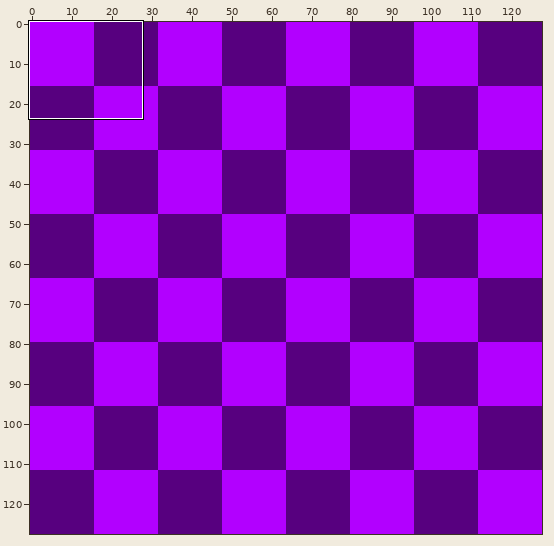
Two states of a sprite sheet, src/com/petterroea/ld24/tiles.png. The picture above shows the old version from afar; the outline marks the close-up.
Close-up. Before the commit:
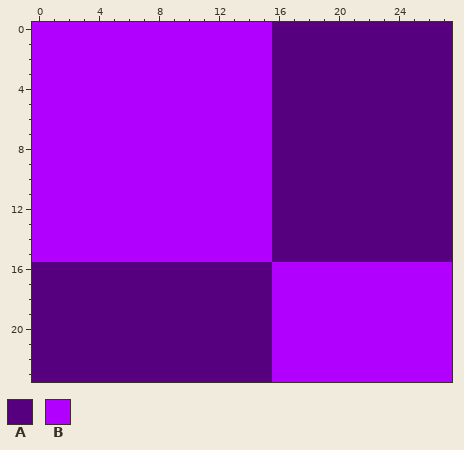
The file is 128x128 pixels. Shown: x 0..27, y 0..23.
Palette (. is transparent): A #57007f  B #b200ff
Pixels before, first column x 0:
 0 BBBBBBBBBBBBBBBBAAAAAAAAAAAA
 1 BBBBBBBBBBBBBBBBAAAAAAAAAAAA
 2 BBBBBBBBBBBBBBBBAAAAAAAAAAAA
 3 BBBBBBBBBBBBBBBBAAAAAAAAAAAA
 4 BBBBBBBBBBBBBBBBAAAAAAAAAAAA
 5 BBBBBBBBBBBBBBBBAAAAAAAAAAAA
 6 BBBBBBBBBBBBBBBBAAAAAAAAAAAA
 7 BBBBBBBBBBBBBBBBAAAAAAAAAAAA
 8 BBBBBBBBBBBBBBBBAAAAAAAAAAAA
 9 BBBBBBBBBBBBBBBBAAAAAAAAAAAA
10 BBBBBBBBBBBBBBBBAAAAAAAAAAAA
11 BBBBBBBBBBBBBBBBAAAAAAAAAAAA
12 BBBBBBBBBBBBBBBBAAAAAAAAAAAA
13 BBBBBBBBBBBBBBBBAAAAAAAAAAAA
14 BBBBBBBBBBBBBBBBAAAAAAAAAAAA
15 BBBBBBBBBBBBBBBBAAAAAAAAAAAA
16 AAAAAAAAAAAAAAAABBBBBBBBBBBB
17 AAAAAAAAAAAAAAAABBBBBBBBBBBB
18 AAAAAAAAAAAAAAAABBBBBBBBBBBB
19 AAAAAAAAAAAAAAAABBBBBBBBBBBB
20 AAAAAAAAAAAAAAAABBBBBBBBBBBB
21 AAAAAAAAAAAAAAAABBBBBBBBBBBB
22 AAAAAAAAAAAAAAAABBBBBBBBBBBB
23 AAAAAAAAAAAAAAAABBBBBBBBBBBB
New version:
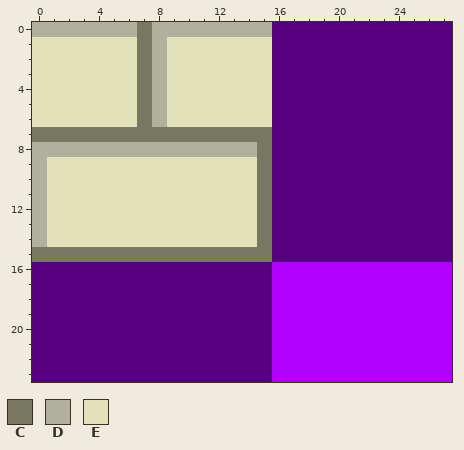
Colours new in this view: C #777762  D #b0b09c  E #e2e2ba
From old to new:
Changed rows in their new state; - is an unchanged pixel.
first column x 0:
 0 DDDDDDDCDDDDDDDD
 1 EEEEEEECDEEEEEEE
 2 EEEEEEECDEEEEEEE
 3 EEEEEEECDEEEEEEE
 4 EEEEEEECDEEEEEEE
 5 EEEEEEECDEEEEEEE
 6 EEEEEEECDEEEEEEE
 7 CCCCCCCCCCCCCCCC
 8 DDDDDDDDDDDDDDDC
 9 DEEEEEEEEEEEEEEC
10 DEEEEEEEEEEEEEEC
11 DEEEEEEEEEEEEEEC
12 DEEEEEEEEEEEEEEC
13 DEEEEEEEEEEEEEEC
14 DEEEEEEEEEEEEEEC
15 CCCCCCCCCCCCCCCC
Where, in picture pixels (left, top, right, bottom), the same in both close-ups:
changed: (32, 22, 272, 262)
